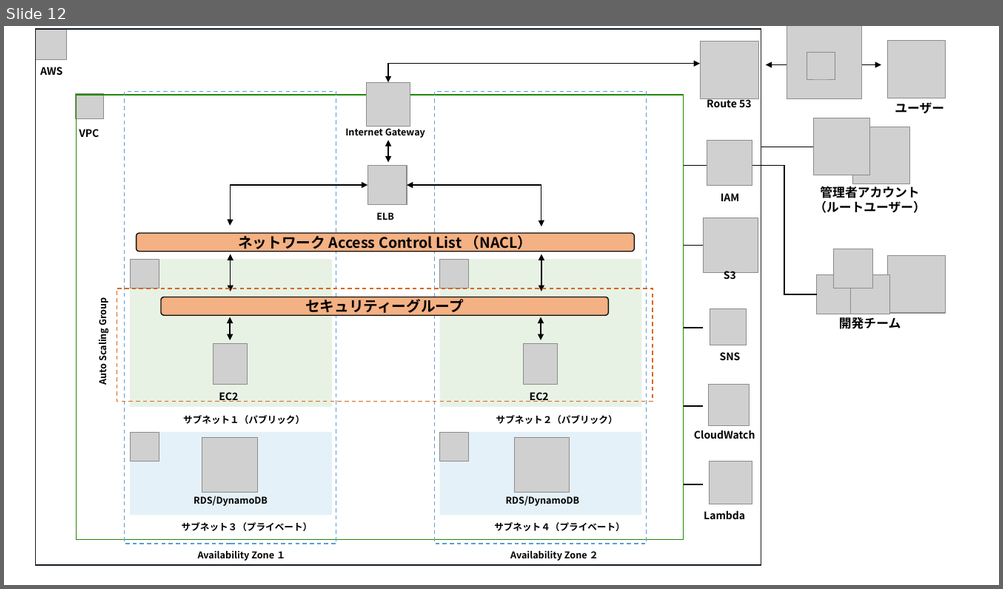
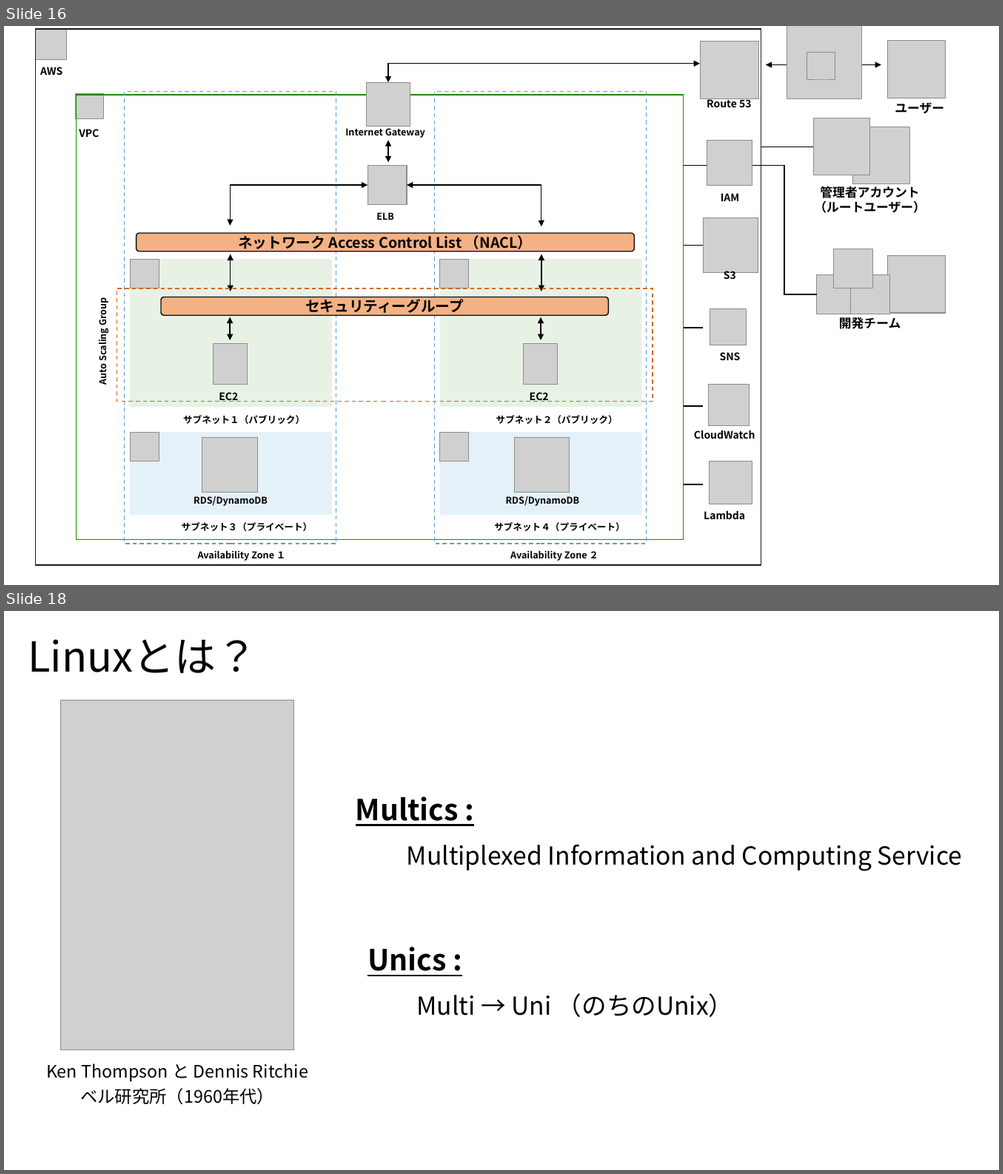
Before and after one commit to Mutsumix/aws-workshop, a slide deck: Day1/AWS-Architecture.pptx. Shown one above the other, each under a label of ours: slide 12 before the commit, slides 16 and 18 after it; the slides between them are not shown. The pictures are 1003x589 and 1003x1174 pixels, drawn with LibreOffice and Linux fonts; fonts in the diff are those of the drawing; grey boxes stand for pictures. Boxes give left, top, right and bottom in pixels: in the first picture for what was removed or moved away, otherwise in the second. Text is boxed around its words. In the diff, an @@ line names an element or a change of style, - is before the commit and + after.

```diff
--- a/Day1/AWS-Architecture.pptx
+++ b/Day1/AWS-Architecture.pptx
@@ slide 18 added at (x1=4, y1=611, x2=999, y2=1170), background #FFFFFF @@
@@ text added at (x1=28, y1=639, x2=258, y2=673), 40 pt, text #000000 @@
+Linuxとは？
@@ picture added at (x1=61, y1=700, x2=293, y2=1051) @@
@@ text added at (x1=356, y1=797, x2=458, y2=826), 28 pt, text #000000, bold, underline @@
+Multics :
@@ text added at (x1=407, y1=845, x2=962, y2=871), 24 pt, text #000000 @@
+Multiplexed Information and Computing Service
@@ text added at (x1=367, y1=947, x2=446, y2=977), 28 pt, text #000000, bold, underline @@
+Unics :
@@ text added at (x1=417, y1=994, x2=734, y2=1017), 24 pt, text #000000 @@
+Multi → Uni （のちのUnix）
@@ text added at (x1=46, y1=1064, x2=308, y2=1105), 16.6 pt, text #000000 @@
+Ken Thompson と Dennis Ritchie
+ベル研究所（1960年代）
@@ what was slide 12 is now slide 16 @@
```
Also in this commit, not shown: 3 slides changed, 9 other slides added.
